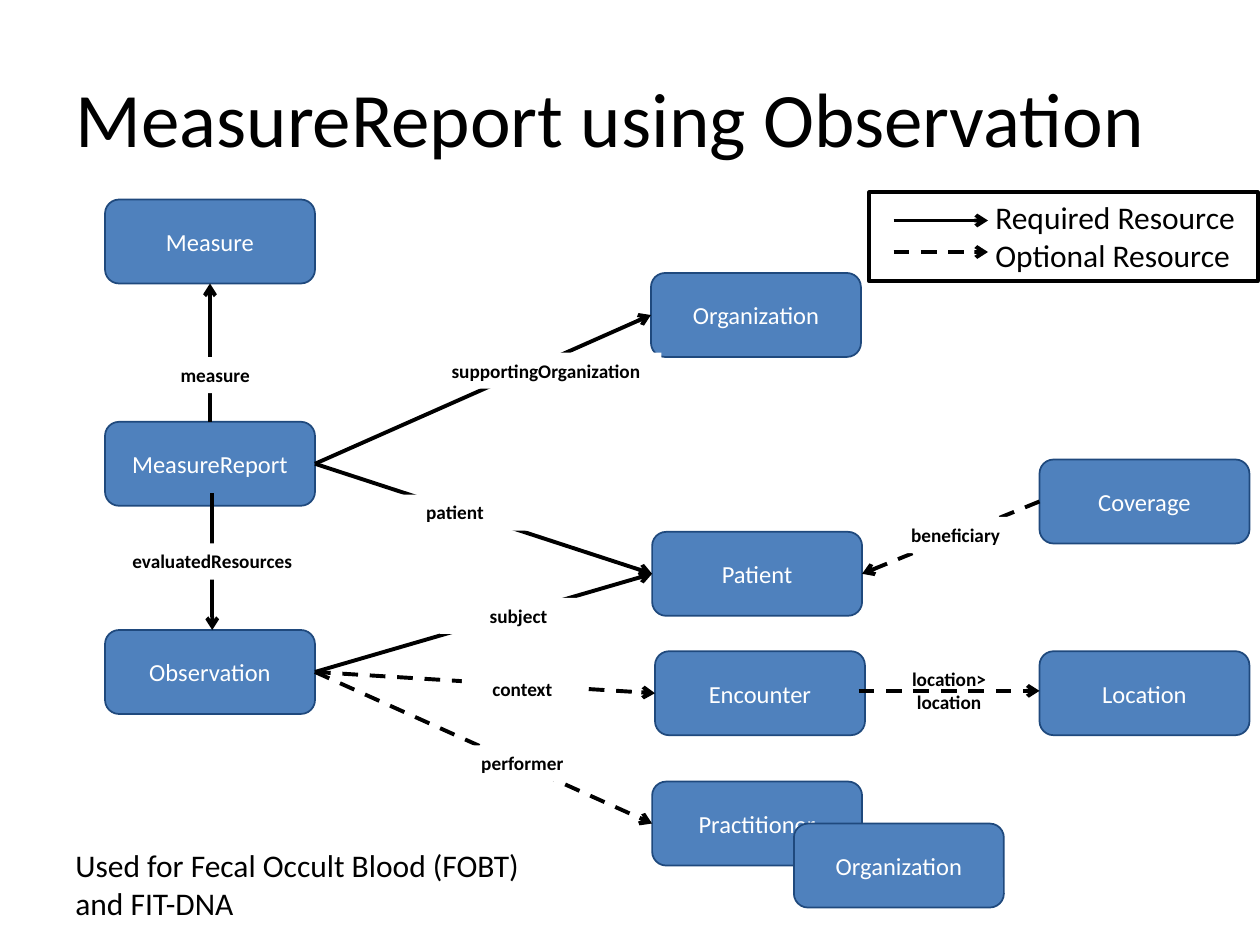
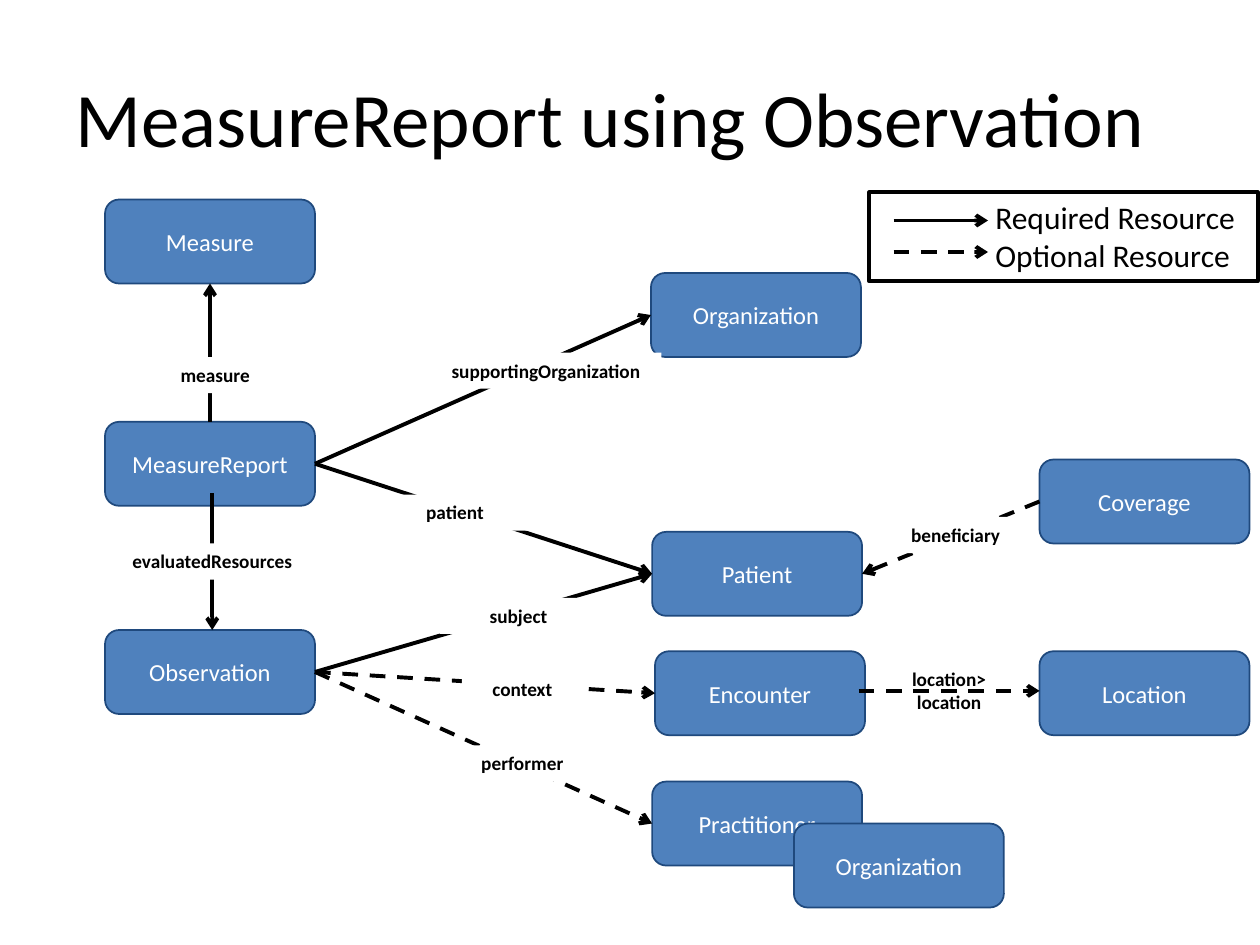
Before and after one commit to HL7/davinci-deqm, a slide deck: slide 5 of source/pages/assets/images/source/DEQM Resource Diagram - COL.pptx. Drawn at 1260x945 pixels with LibreOffice and Linux fonts; fonts in the diff are those of the drawing. Boxes give left, top, right and bottom in pixels: in the first picture for what was removed or moved away, otherwise in the second. Text is boxed around its words. In the diff, an @@ line names an element or a change of style, - is before the commit and + after.

```diff
--- a/source/pages/assets/images/source/DEQM Resource Diagram - COL.pptx
+++ b/source/pages/assets/images/source/DEQM Resource Diagram - COL.pptx
@@ text removed at box(75, 854, 519, 916) @@
-Used for Fecal Occult Blood (FOBT) and FIT-DNA
```
Also in this commit, not shown: 2 other files.
